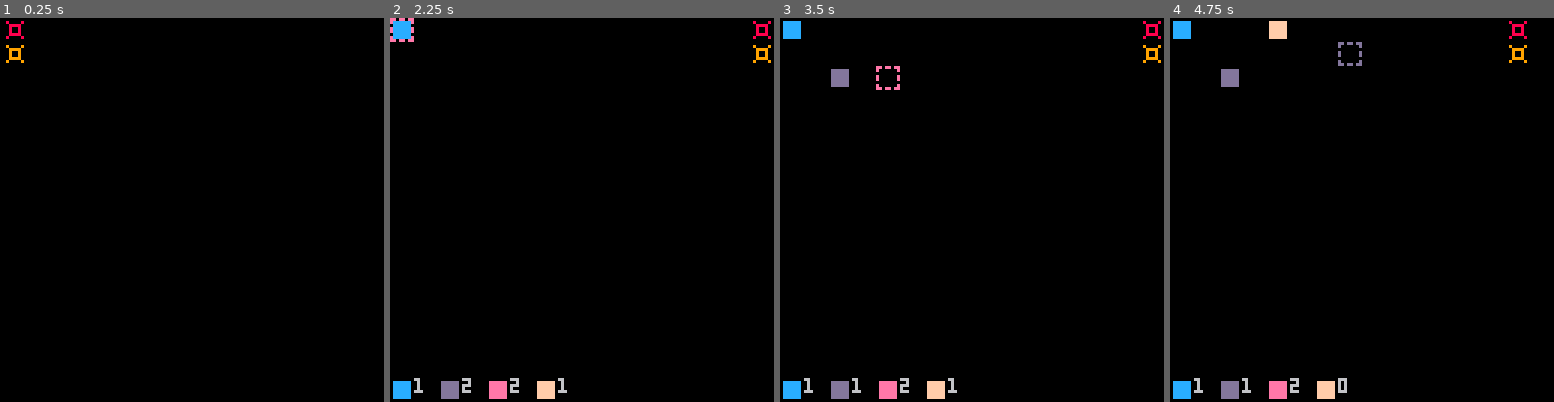
Above: before the commit, frames 1-4 (left to right).
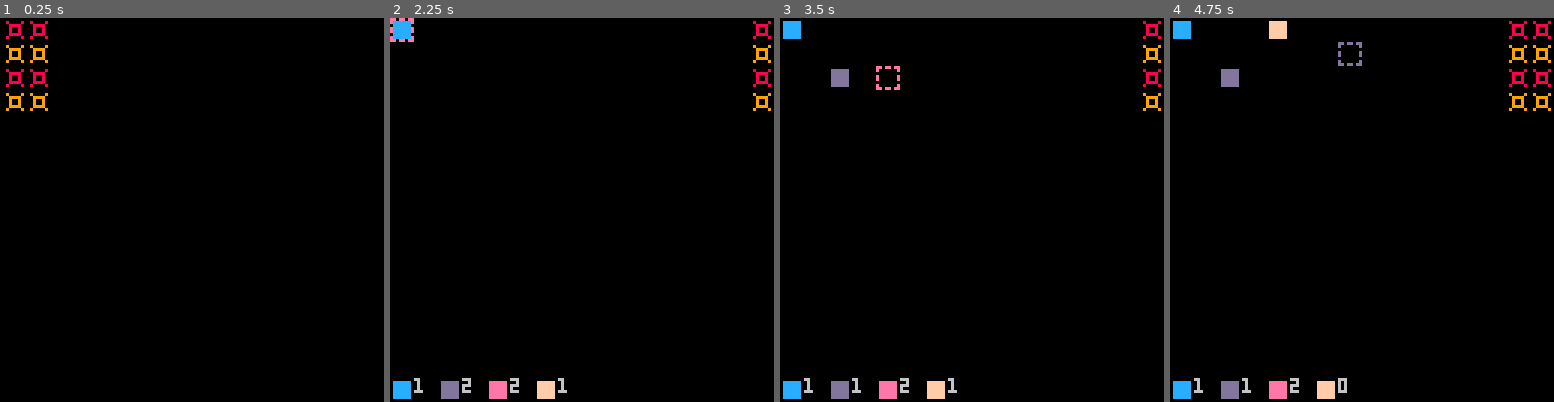
Above: after the commit, the same moments.

Repository: RobertoFreireFerrazPassos/pico8
Game: PICO-8 cartridge towerdefense.p8
The game is run twice, just before and just after one commit, with the same random seed, the same clock (stepped at 60 frames per second) and the same inputs.
Inputs:
- Up to frame 1 (0.25 s): no input
- Up to frame 2 (2.25 s): tap O (Z key) at 0.33, 0.7, 1.43, 2.22 s; tap X (X key) at 1.07, 2.07 s; hold Left from 1.97 s (still down)
- Up to frame 3 (3.5 s): release Left at 2.37 s; tap X (X key) every 0.33 s from 2.4 to 3.4 s; hold Down 2.42-2.82 s; hold Right from 2.87 s (still down); tap O (Z key) at 3.1 s
- Up to frame 4 (4.75 s): release Right at 3.53 s; hold Up 3.58-4.08 s; tap X (X key) every 0.33 s from 3.73 to 4.73 s; tap O (Z key) at 3.98 s; hold Right 4.13-4.53 s; hold Down from 4.58 s (still down)

The runs differ from the first frame. In frame 1, 0.6% of the frame differs, in the area x 1-13%, y 0-25%; in frame 2, 0.2%; in frame 3, 0.2%; in frame 4, 0.6%.

Commit message:
clean code

Diff:
--- a/towerdefense.p8
+++ b/towerdefense.p8
@@ -210,7 +210,6 @@
 	s=0,
 	hm=false,--hasmoved
 	move=false,
-	tmr=60,
 	dir=1,--3 up 2 down 1 left
 	moveleft=function(_ENV)
 		if not move and not get_buffer(x-8,y).a and x>8 then
@@ -270,6 +269,12 @@
 function generateenemies()
 	add(enemies,e:new({x=128,y=0,s=16}))
 	add(enemies,e:new({x=128,y=8,s=17}))
+	add(enemies,e:new({x=128,y=16,s=16}))
+	add(enemies,e:new({x=128,y=24,s=17}))
+	add(enemies,e:new({x=136,y=0,s=16}))
+	add(enemies,e:new({x=136,y=8,s=17}))
+	add(enemies,e:new({x=136,y=16,s=16}))
+	add(enemies,e:new({x=136,y=24,s=17}))
 end
 -->8
 -- buffer --
